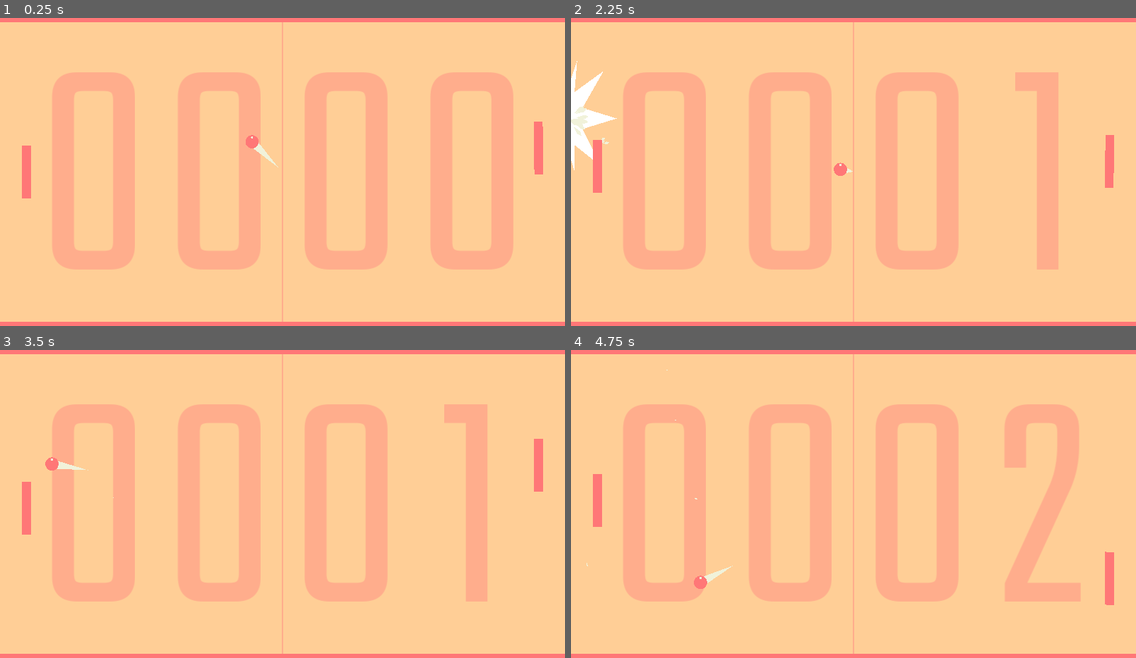
Above: before the commit, frames 1-4 (two rows, left to right).
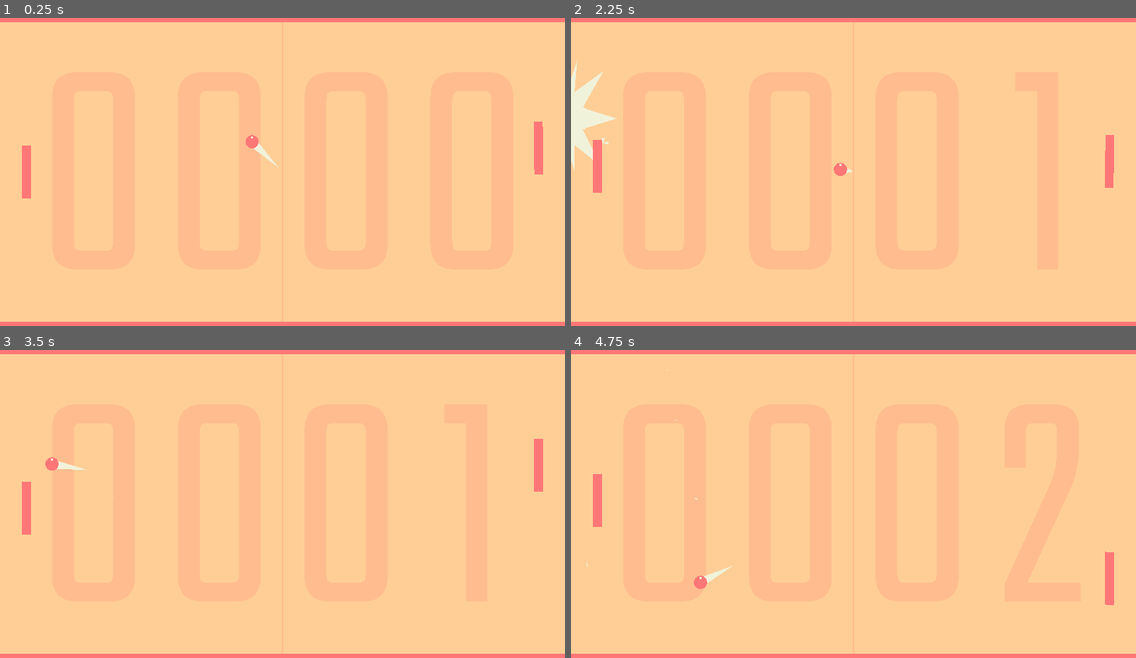
Above: after the commit, the same moments.

Repository: ogilliland/ultimate-ping-pong
Game: Godot game, scene res://main.tscn
Same seed, same stepped clock (60 frames per second), same inputs: the game is played once before the commit and once after it.
Inputs (mouse positions are in pixels of both pictures, inside the frame that each line leads up to):
- Up to frame 1 (0.25 s): no input
- Up to frame 2 (2.25 s): move the mouse to (881, 168) at 0.52 s; move the mouse to (825, 172) at 1.27 s; move the mouse to (864, 165) at 2.02 s
- Up to frame 3 (3.5 s): move the mouse to (276, 510) at 2.77 s
- Up to frame 4 (4.75 s): move the mouse to (893, 507) at 3.52 s; move the mouse to (808, 500) at 4.27 s

The runs differ from the first frame. In frame 2, 0.8% of the frame differs, in the area x 0-9%, y 13-50%; in frame 3, less than 0.1%; in frame 4, less than 0.1%.

Commit message:
Add color correction / palette swapping

Diff:
--- /dev/null
+++ b/effects/color_correction.gd
@@ -0,0 +1,6 @@
+extends ColorRect
+
+#var palette = preload("res://assets/polyducks-ayy4.png")
+
+#func _ready() -> void:
+#	update_palette()
--- /dev/null
+++ b/effects/color_correction.gdshader
@@ -0,0 +1,9 @@
+shader_type canvas_item;
+
+uniform sampler2D palette: hint_albedo;
+
+void fragment() {
+	vec4 screen_color = texture(SCREEN_TEXTURE, SCREEN_UV);
+	vec4 palette_color = texture(palette, vec2(screen_color.r, 0.5));
+	COLOR = palette_color;
+}
--- /dev/null
+++ b/effects/color_correction.tscn
@@ -0,0 +1,18 @@
+[gd_scene load_steps=5 format=2]
+
+[ext_resource path="res://effects/color_correction.gd" type="Script" id=1]
+[ext_resource path="res://effects/color_correction.gdshader" type="Shader" id=2]
+[ext_resource path="res://assets/polyducks-ayy4.png" type="Texture" id=3]
+
+[sub_resource type="ShaderMaterial" id=4]
+shader = ExtResource( 2 )
+shader_param/palette = ExtResource( 3 )
+
+[node name="ColorCorrection" type="ColorRect"]
+material = SubResource( 4 )
+anchor_right = 1.0
+anchor_bottom = 1.0
+script = ExtResource( 1 )
+__meta__ = {
+"_edit_use_anchors_": false
+}
--- a/effects/explosion.tscn
+++ b/effects/explosion.tscn
@@ -6,6 +6,7 @@
 script = ExtResource( 1 )
 
 [node name="Splat" type="Polygon2D" parent="."]
+color = Color( 0.376471, 0.376471, 0.376471, 1 )
 polygon = PoolVector2Array( 0, -5, 4, -11, 3, -5, 14, -9, 6, -2, 19, 0, 6, 2, 13, 9, 3, 5, 3, 10, 0, 5 )
 
 [node name="Fragments" type="Node2D" parent="."]
--- a/effects/explosion_fragment.tscn
+++ b/effects/explosion_fragment.tscn
@@ -8,4 +8,4 @@
 
 [node name="Sprite" type="Sprite" parent="."]
 script = ExtResource( 2 )
-color = Color( 0.945098, 0.94902, 0.854902, 1 )
+color = Color( 0.376471, 0.376471, 0.376471, 1 )
--- a/game/ball.tscn
+++ b/game/ball.tscn
@@ -11,8 +11,8 @@
 
 [node name="Sprite" type="Sprite" parent="."]
 script = ExtResource( 1 )
-color = Color( 1, 0.466667, 0.466667, 1 )
-highlight = Color( 0.945098, 0.94902, 0.854902, 1 )
+color = Color( 0.12549, 0.12549, 0.12549, 1 )
+highlight = Color( 0.376471, 0.376471, 0.376471, 1 )
 
 [node name="CollisionShape2D" type="CollisionShape2D" parent="."]
 shape = SubResource( 1 )
--- a/game/paddle.tscn
+++ b/game/paddle.tscn
@@ -16,7 +16,7 @@
 margin_right = 10.0
 margin_bottom = 60.0
 rect_min_size = Vector2( 20, 120 )
-color = Color( 1, 0.466667, 0.466667, 1 )
+color = Color( 0.12549, 0.12549, 0.12549, 1 )
 __meta__ = {
 "_edit_use_anchors_": false
 }
--- a/game/score.tscn
+++ b/game/score.tscn
@@ -36,7 +36,7 @@
 margin_right = 354.0
 margin_bottom = 1032.0
 rect_min_size = Vector2( 285, 0 )
-custom_colors/font_color = Color( 1, 0.678431, 0.54902, 1 )
+custom_colors/font_color = Color( 0.627451, 0.627451, 0.627451, 1 )
 custom_fonts/font = SubResource( 4 )
 text = "0"
 align = 1
@@ -49,7 +49,7 @@
 margin_right = 639.0
 margin_bottom = 1032.0
 rect_min_size = Vector2( 285, 0 )
-custom_colors/font_color = Color( 1, 0.678431, 0.54902, 1 )
+custom_colors/font_color = Color( 0.627451, 0.627451, 0.627451, 1 )
 custom_fonts/font = SubResource( 4 )
 text = "0"
 align = 1
@@ -62,14 +62,14 @@
 margin_right = 641.0
 margin_bottom = 1032.0
 rect_min_size = Vector2( 2, 0 )
-color = Color( 1, 0.678431, 0.54902, 1 )
+color = Color( 0.627451, 0.627451, 0.627451, 1 )
 
 [node name="P2Digit1" type="Label" parent="HBoxContainer"]
 margin_left = 641.0
 margin_right = 926.0
 margin_bottom = 1032.0
 rect_min_size = Vector2( 285, 0 )
-custom_colors/font_color = Color( 1, 0.678431, 0.54902, 1 )
+custom_colors/font_color = Color( 0.627451, 0.627451, 0.627451, 1 )
 custom_fonts/font = SubResource( 4 )
 text = "0"
 align = 1
@@ -82,7 +82,7 @@
 margin_right = 1211.0
 margin_bottom = 1032.0
 rect_min_size = Vector2( 285, 0 )
-custom_colors/font_color = Color( 1, 0.678431, 0.54902, 1 )
+custom_colors/font_color = Color( 0.627451, 0.627451, 0.627451, 1 )
 custom_fonts/font = SubResource( 4 )
 text = "0"
 align = 1
--- a/main.tscn
+++ b/main.tscn
@@ -7,6 +7,7 @@
 [ext_resource path="res://game/score.tscn" type="PackedScene" id=5]
 [ext_resource path="res://effects/trail.tscn" type="PackedScene" id=6]
 [ext_resource path="res://effects/effects_manager.gd" type="Script" id=7]
+[ext_resource path="res://effects/color_correction.tscn" type="PackedScene" id=8]
 
 [sub_resource type="RectangleShape2D" id=2]
 extents = Vector2( 680, 30 )
@@ -24,6 +25,7 @@
 script = ExtResource( 7 )
 
 [node name="BallTrail" parent="Effects" instance=ExtResource( 6 )]
+default_color = Color( 0.376471, 0.376471, 0.376471, 1 )
 target = NodePath("../../Ball")
 
 [node name="Player" parent="." instance=ExtResource( 2 )]
@@ -42,7 +44,7 @@
 margin_top = -40.0
 margin_right = 1320.0
 margin_bottom = 20.0
-color = Color( 1, 0.466667, 0.466667, 1 )
+color = Color( 0.12549, 0.12549, 0.12549, 1 )
 __meta__ = {
 "_edit_use_anchors_": false
 }
@@ -52,7 +54,7 @@
 margin_top = 700.0
 margin_right = 1320.0
 margin_bottom = 760.0
-color = Color( 1, 0.466667, 0.466667, 1 )
+color = Color( 0.12549, 0.12549, 0.12549, 1 )
 __meta__ = {
 "_edit_use_anchors_": false
 }
@@ -73,3 +75,5 @@
 this_player = 2
 other_player = 1
 normal = Vector2( -1, 0 )
+
+[node name="ColorCorrection" parent="." instance=ExtResource( 8 )]
--- a/project.godot
+++ b/project.godot
@@ -21,6 +21,30 @@
 window/stretch/mode="2d"
 window/stretch/aspect="keep"
 
+[importer_defaults]
+
+texture={
+"compress/bptc_ldr": 0,
+"compress/hdr_mode": 0,
+"compress/lossy_quality": 0.7,
+"compress/mode": 3,
+"compress/normal_map": 0,
+"detect_3d": true,
+"flags/anisotropic": false,
+"flags/filter": false,
+"flags/mipmaps": false,
+"flags/repeat": 0,
+"flags/srgb": 2,
+"process/HDR_as_SRGB": false,
+"process/fix_alpha_border": true,
+"process/invert_color": false,
+"process/normal_map_invert_y": false,
+"process/premult_alpha": false,
+"size_limit": 0,
+"stream": false,
+"svg/scale": 1.0
+}
+
 [physics]
 
 common/physics_fps=120
@@ -31,5 +55,5 @@
 quality/driver/driver_name="GLES2"
 vram_compression/import_etc=true
 vram_compression/import_etc2=false
-environment/default_clear_color=Color( 1, 0.807843, 0.588235, 1 )
+environment/default_clear_color=Color( 0.878431, 0.878431, 0.878431, 1 )
 environment/default_environment="res://default_env.tres"
Binary file added: assets/polyducks-ayy4.png
Not shown, added: assets/polyducks-ayy4.png.import
Not shown: 1 places in main.tscn that only renumber resources
